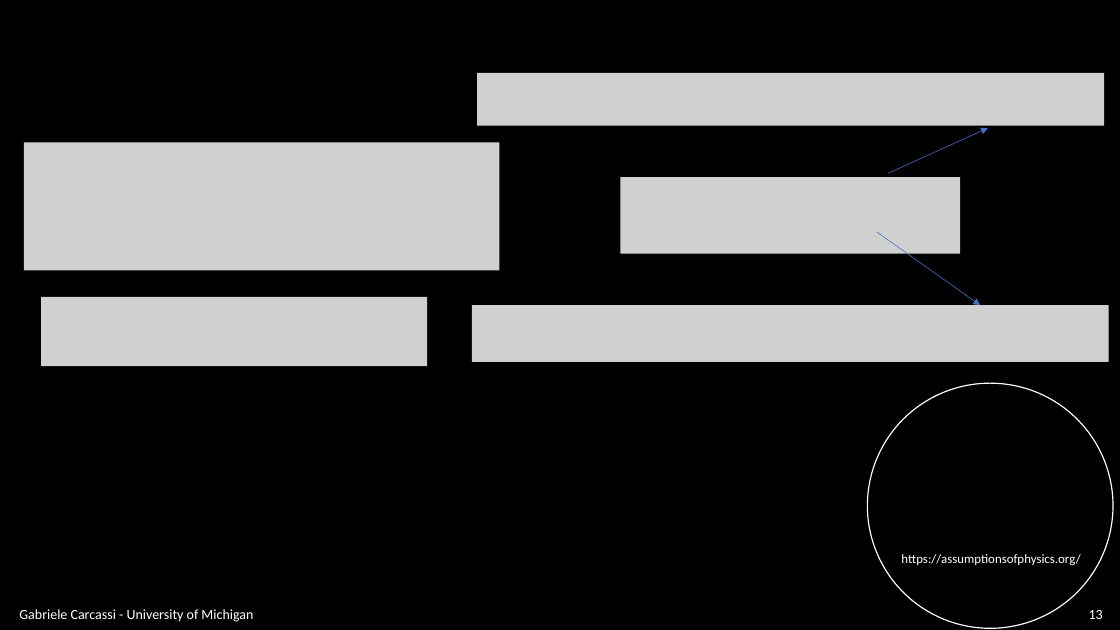
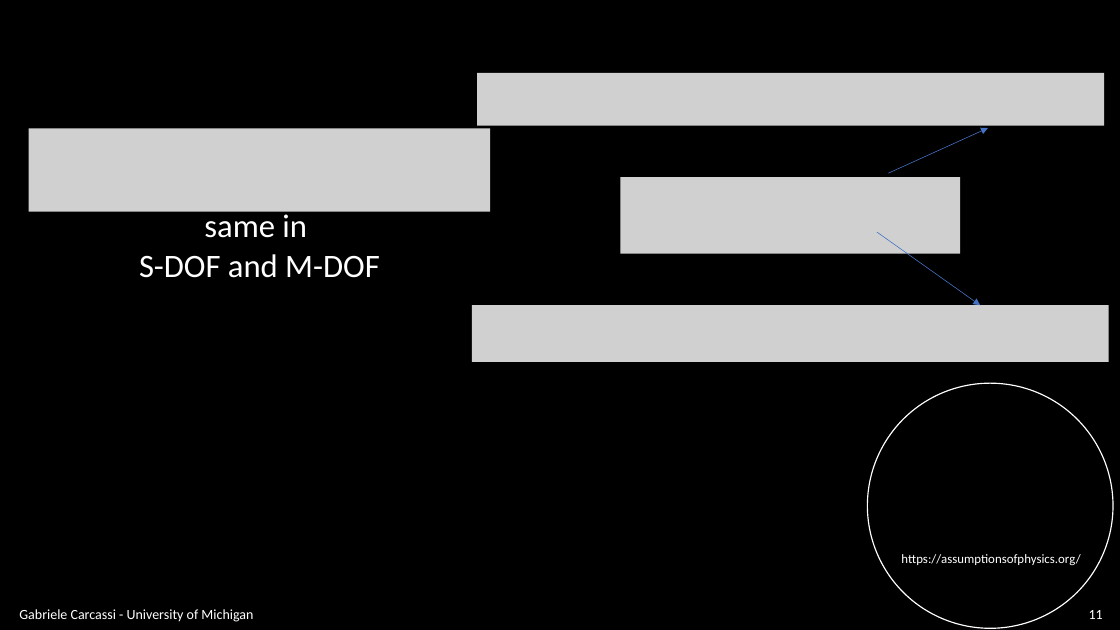
Before and after one commit to assumptionsofphysics/slides, a slide deck: slide 11 of BookCompanions-v2/RP-Class-4.pptx (slide 13 before the commit). Drawn at 1120x630 pixels with LibreOffice and Linux fonts; fonts in the diff are those of the drawing; grey boxes stand for pictures; background and template pictures are left out. Boxes give left, top, right and bottom in pixels: in the first picture for what was removed or moved away, otherwise in the second. Text is boxed around its words. In the diff, an @@ line names an element or a change of style, - is before the commit and + after.

```diff
--- a/BookCompanions-v2/RP-Class-4.pptx
+++ b/BookCompanions-v2/RP-Class-4.pptx
@@ picture removed at <box>24,142,500,270</box> @@
@@ picture added at <box>29,129,490,212</box> @@
@@ text added at <box>139,211,380,278</box>, 28 pt, text #FFFFFF @@
+same in
+S-DOF and M-DOF
@@ picture removed at <box>41,297,428,366</box> @@
@@ page number at <box>1089,610,1103,619</box>: text changed @@
-13
+11
```
Also in this commit, not shown: 19 other slides changed, 9 slides added.
